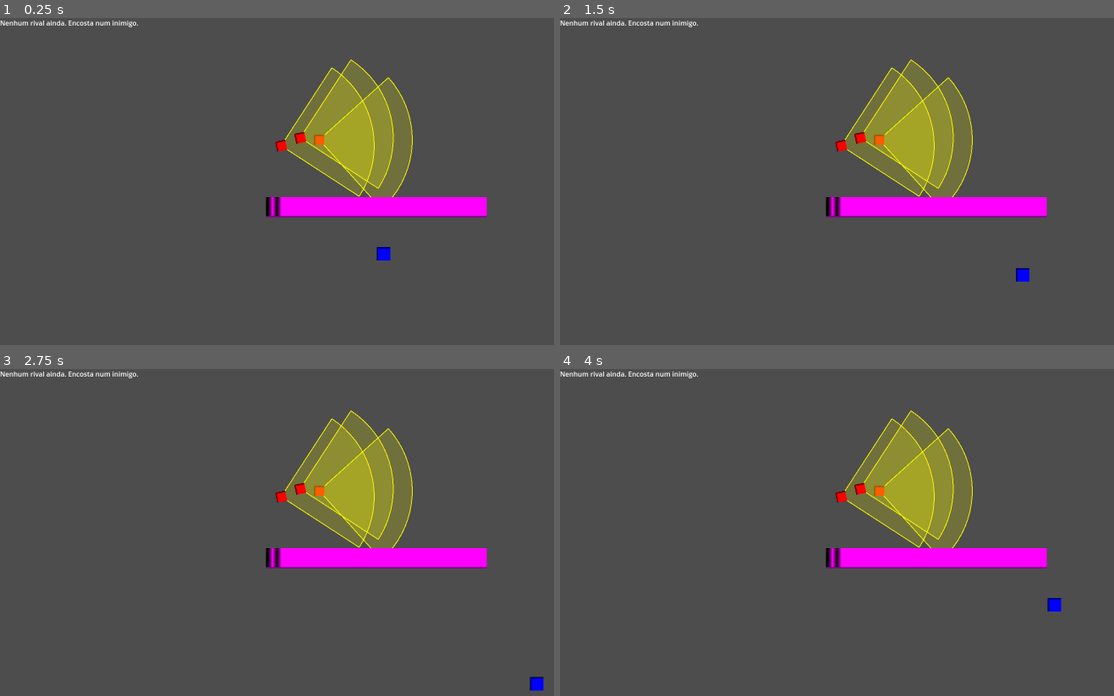
Above: before the commit, frames 1-4 (two rows, left to right).
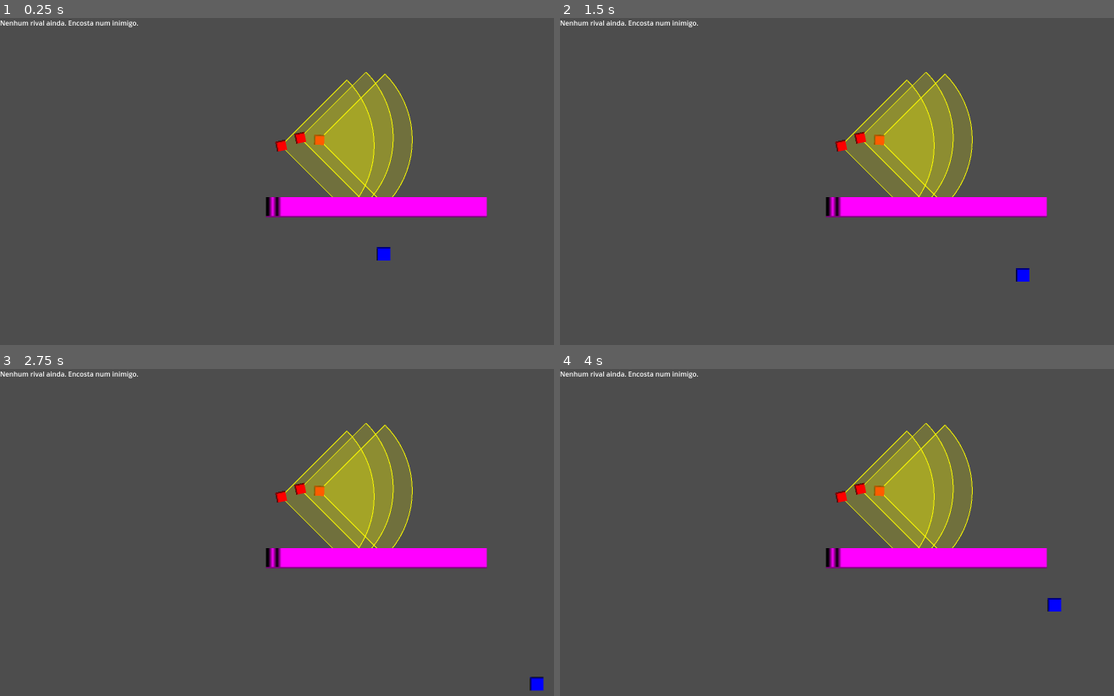
Above: after the commit, the same moments.

Repository: titosavio/Games
Game: Godot game, scene res://scenes/Main.tscn
Two runs of this game, one before a commit and one after it. Both use one fixed random seed, a clock stepped at 60 frames per second and the inputs below.
Inputs:
- Up to frame 1 (0.25 s): no input
- Up to frame 2 (1.5 s): tap Enter at 0.5 s; hold Right (ui_right) 0.53-1.28 s; hold Down (ui_down) from 1.28 s (still down)
- Up to frame 3 (2.75 s): release Down (ui_down) at 2.03 s; hold Right (ui_right) from 2.03 s (still down)
- Up to frame 4 (4 s): release Right (ui_right) at 2.78 s; hold W (ui_up) 2.78-3.53 s; hold Left (ui_left) from 3.53 s (still down)

The runs differ from the first frame. In frame 1, 2.1% of the frame differs, in the area x 51-75%, y 12-55%; in frame 2, 2.1%; in frame 3, 2.1%; in frame 4, 2.1%.

Commit message:
refactor: Simplify enemy logic and improve readability
Refactor the Enemy script to enhance code clarity and maintainability. Adjusted indentation and formatting for consistency. Streamlined logic in various functions to improve overall flow.

Diff:
--- a/new-game-project/scripts/Enemy.gd
+++ b/new-game-project/scripts/Enemy.gd
@@ -23,127 +23,148 @@
 @onready var label_name: Label = $Label
 
 func _ready():
-    if enemy_id == "":
-        enemy_id = str(get_instance_id())
+	if enemy_id == "":
+		enemy_id = str(get_instance_id())
 
-    spawn_pos= global_position
+	spawn_pos= global_position
 
 func _process(_delta):
-    if cone_is_visible:
-        queue_redraw()
+	if cone_is_visible:
+		queue_redraw()
 
 func setup(system: AdversarySystem, player: CharacterBody2D) -> void:
-    adversary_system = system
-    target = player
-    _apply_stats()
+	adversary_system = system
+	target = player
+	_apply_stats()
 
 func _physics_process(delta):
-    if target == null:
-        velocity = Vector2.ZERO
-        move_and_slide()
-        return
-    var sees := can_see_target()
+	if target == null:
+		velocity = Vector2.ZERO
+		move_and_slide()
+		return
+	var sees := can_see_target()
 
-    if not sees:
-        velocity = velocity.lerp(Vector2.ZERO, accel * delta)
-        return
+	if not sees:
+		velocity = velocity.lerp(Vector2.ZERO, accel * delta)
+		return
 
-    var to_target := target.global_position - global_position
-    var dist := to_target.length()
+	var to_target := target.global_position - global_position
+	var dist := to_target.length()
 
-    if dist <= stop_distance:
-        # chegou perto: para
-        velocity = velocity.lerp(Vector2.ZERO, accel * delta)
-    else:
-        facing_dir = to_target / dist
-        var desired := facing_dir * base_speed
-        velocity = velocity.lerp(desired, accel * delta)
-        $Sprite2D.flip_h = facing_dir.x < 0
+	if dist <= stop_distance:
+		# chegou perto: para
+		velocity = velocity.lerp(Vector2.ZERO, accel * delta)
+	else:
+		facing_dir = to_target / dist
+		var desired := facing_dir * base_speed
+		velocity = velocity.lerp(desired, accel * delta)
+		$Sprite2D.flip_h = facing_dir.x < 0
 
-    move_and_slide()
+	move_and_slide()
 
 
 func _apply_stats():
-    if adversary_system == null:
-        return
-    var data = adversary_system.get_or_create(enemy_id)
-    speed = base_speed + float(data.rank - 1) * 10.0
-    set_label_name()
+	if adversary_system == null:
+		return
+	var data = adversary_system.get_or_create(enemy_id)
+	speed = base_speed + float(data.rank - 1) * 10.0
+	set_label_name()
 
 func on_player_killed(context: String):
-    if adversary_system == null:
-        return
-    adversary_system.register_kill(enemy_id, context)
-    _apply_stats()
+	if adversary_system == null:
+		return
+	adversary_system.register_kill(enemy_id, context)
+	_apply_stats()
 
 func set_label_name():
-    if adversary_system == null:
-        return
+	if adversary_system == null:
+		return
 
-    var data = adversary_system.get_or_create(enemy_id)
-    label_name.text = data.full_name
+	var data = adversary_system.get_or_create(enemy_id)
+	label_name.text = data.full_name
 
 func on_player_respawned(player_pos: Vector2) -> void:
-    velocity = Vector2.ZERO
-    print("Player respawned at %s, enemy %s at %s" % [player_pos, enemy_id, global_position])
-    var d := global_position.distance_to(player_pos)
-    if d < distance_to_target_at_respawn:
-        global_position += (global_position - player_pos).normalized() * (distance_to_target_at_respawn - d)
-        print("Enemy %s repositioned to %s after player respawn." % [enemy_id, global_position])
+	velocity = Vector2.ZERO
+	print("Player respawned at %s, enemy %s at %s" % [player_pos, enemy_id, global_position])
+	var d := global_position.distance_to(player_pos)
+	if d < distance_to_target_at_respawn:
+		global_position += (global_position - player_pos).normalized() * (distance_to_target_at_respawn - d)
+		print("Enemy %s repositioned to %s after player respawn." % [enemy_id, global_position])
 
 func can_see_target() -> bool:
-    if target == null:
-        return false
+	if target == null:
+		return false
 
-    var to_target := target.global_position - global_position
-    var dist := to_target.length()
-    if dist > follow_radius:
-        return false
-    if dist < 0.001:
-        return true
+	var to_target := target.global_position - global_position
+	var dist := to_target.length()
+	if dist > follow_radius:
+		return false
+	if dist < 0.001:
+		return true
 
-    var dir := to_target / dist
+	var dir := to_target / dist
 
-    # cone (ângulo)
-    var half_angle := deg_to_rad(follow_angle) / 2
-    var dot := facing_dir.normalized().dot(dir)
-    var ang := acos(clamp(dot, -1.0, 1.0))
-    if ang > half_angle:
-        return false
+	# cone (ângulo)
+	var half_angle := deg_to_rad(follow_angle) / 2
+	var dot := facing_dir.normalized().dot(dir)
+	var ang := acos(clamp(dot, -1.0, 1.0))
+	if ang > half_angle:
+		return false
 
-    # linha de visão (parede bloqueia)
-    return has_line_of_sight(target.global_position)
+	# linha de visão (parede bloqueia)
+	return has_line_of_sight(target.global_position)
 
 func has_line_of_sight(world_point: Vector2) -> bool:
-    var space := get_world_2d().direct_space_state
-    var q := PhysicsRayQueryParameters2D.create(global_position, world_point)
-    q.collision_mask = vision_collision_mask
-    q.exclude = [self] # evita acertar o próprio inimigo
+	var space := get_world_2d().direct_space_state
+	var q := PhysicsRayQueryParameters2D.create(global_position, world_point)
+	q.collision_mask = vision_collision_mask
+	q.exclude = [self] # evita acertar o próprio inimigo
 
-    var hit := space.intersect_ray(q)
-    # se não bateu em nada, visão livre
-    return hit.is_empty()
+	var hit := space.intersect_ray(q)
+	# se não bateu em nada, visão livre
+	return hit.is_empty()
 
 func _draw():
-    if not cone_is_visible:
-        return
+	if not cone_is_visible:
+		return
 
-    var half := deg_to_rad(follow_angle) * 0.5
-    var start_angle := atan2(facing_dir.y, facing_dir.x) - half
-    var end_angle := atan2(facing_dir.y, facing_dir.x) + half
+	var half := deg_to_rad(follow_angle) * 0.5
+	var forward := facing_dir.normalized()
+	if forward.length() < 0.001:
+		forward = Vector2.RIGHT
 
-    var points := PackedVector2Array()
-    points.append(Vector2.ZERO)
+	var start_angle := atan2(forward.y, forward.x) - half
+	var end_angle := atan2(forward.y, forward.x) + half
 
-    for i in range(num_cone_segments + 1):
-        var t := float(i) / float(num_cone_segments)
-        var a: float = lerp(start_angle, end_angle, t)
-        points.append(Vector2(cos(a), sin(a)) * follow_radius)
+	var points := PackedVector2Array()
+	points.append(Vector2.ZERO)
 
-    # contorno
-    for i in range(points.size() - 1):
-        draw_line(points[i], points[i + 1], Color(1, 1, 0, 0.9), 2.0)
+	var space := get_world_2d().direct_space_state
 
-    # filling
-    draw_colored_polygon(points, Color(1, 1, 0, 0.2))
-    draw_line(points[-1], Vector2.ZERO, Color(1, 1, 0, 0.9), 2.0)
+	for i in range(num_cone_segments + 1):
+		var t := float(i) / float(num_cone_segments)
+		var a: float = lerp(start_angle, end_angle, t)
+		var dir := Vector2(cos(a), sin(a)).normalized()
+
+		var from := global_position
+		var to := global_position + dir * follow_radius
+
+		var q := PhysicsRayQueryParameters2D.create(from, to)
+		q.collision_mask = vision_collision_mask
+		q.exclude = [self]
+
+		var hit := space.intersect_ray(q)
+
+		var end_point_world := to
+		if not hit.is_empty():
+			end_point_world = hit["position"]
+
+		# _draw() usa coordenadas locais:
+		points.append(to_local(end_point_world))
+
+	# contorno + preenchimento
+	for j in range(points.size() - 1):
+		draw_line(points[j], points[j + 1], Color(1, 1, 0, 0.9), 2.0)
+
+	draw_colored_polygon(points, Color(1, 1, 0, 0.2))
+	draw_line(points[-1], Vector2.ZERO, Color(1, 1, 0, 0.9), 2.0)
